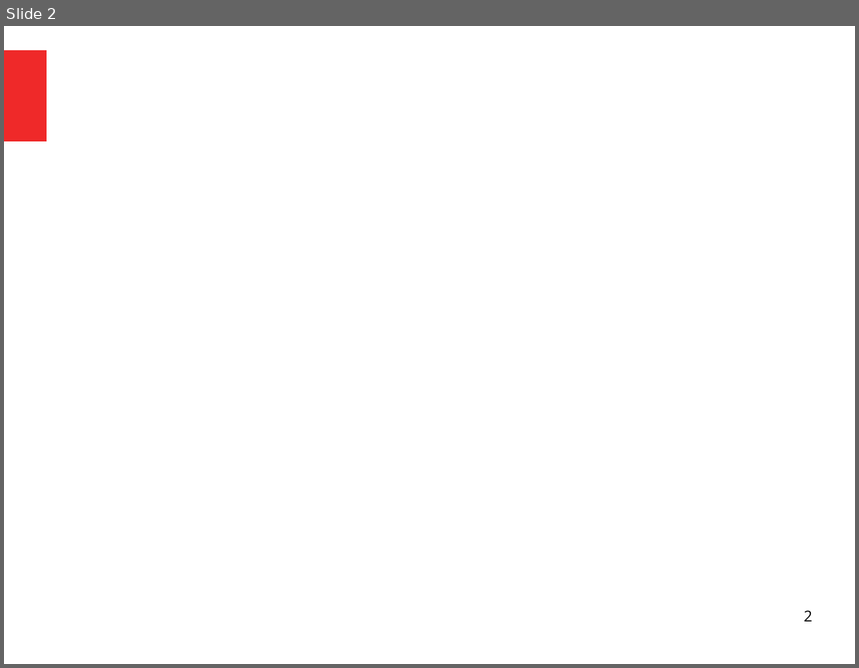
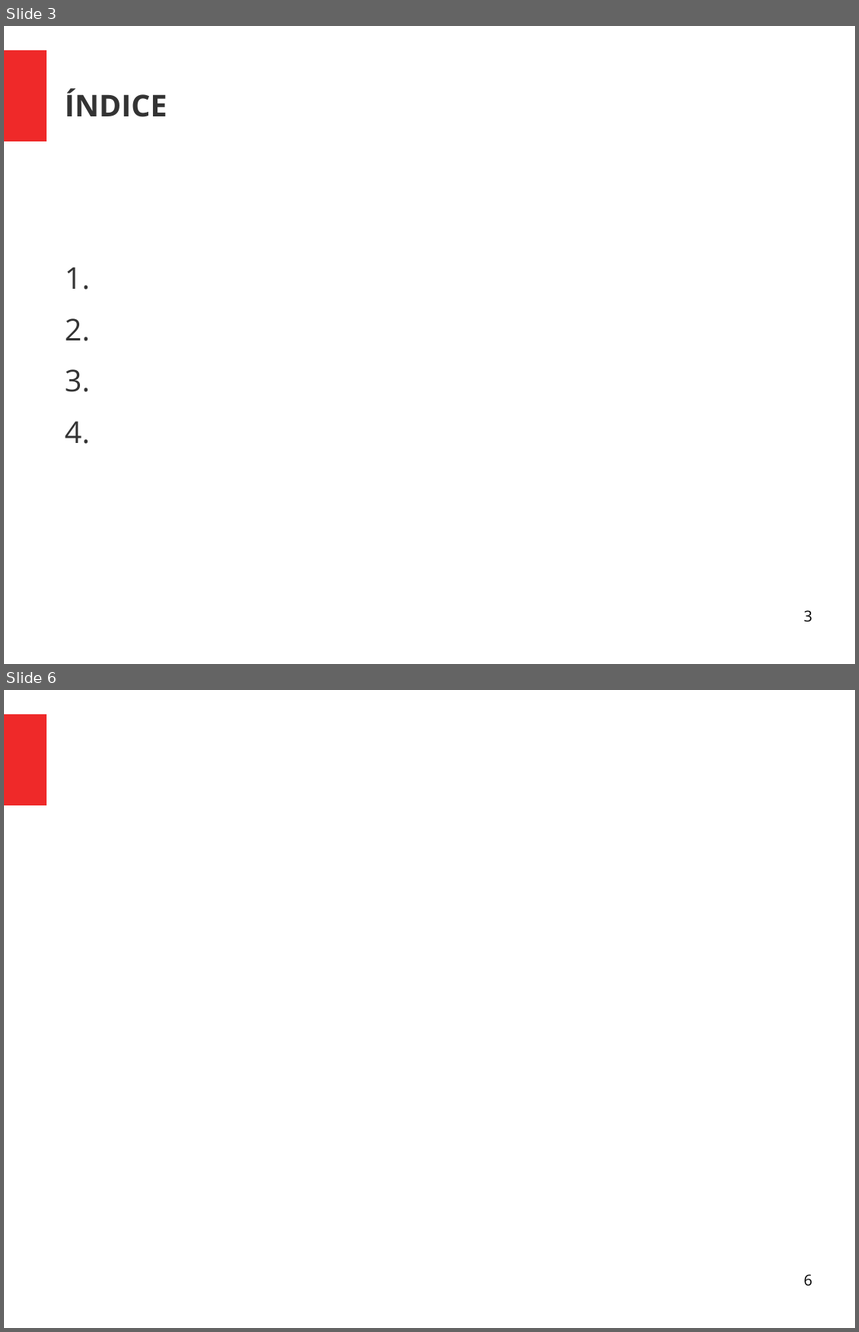
Before and after one commit to Geofisicando/curso-Makefile, a slide deck: slides/Apresentação_curso_Makefile.odp. Shown one above the other, each under a label of ours: slide 2 before the commit, slides 3 and 6 after it; the slides between them are not shown. The pictures are 859x668 and 859x1332 pixels, drawn with LibreOffice and Linux fonts; fonts in the diff are those of the drawing. Boxes give left, top, right and bottom in pixels: in the first picture for what was removed or moved away, otherwise in the second. Text is boxed around its words. In the diff, an @@ line names an element or a change of style, - is before the commit and + after.

```diff
--- a/slides/Apresentação_curso_Makefile.odp
+++ b/slides/Apresentação_curso_Makefile.odp
@@ slide 3 added at [4, 26, 855, 664], background #FFFFFF; not listed: 1 template element that a slide beside it also shows @@
@@ title added at [65, 88, 167, 117], 28 pt, text #333333, bold @@
+ÍNDICE
@@ text added at [65, 267, 90, 444], 28 pt, text #333333 @@
+1.
+2.
+3.
+4.
@@ page number added at [804, 610, 813, 623], 14 pt, text #000000 @@
+3
@@ what was slide 2 is now slide 6 @@
@@ page number at [804, 1274, 813, 1287]: text changed @@
-2
+6
```
Also in this commit, not shown: 1 slide changed, 3 other slides added, 1 other file.
